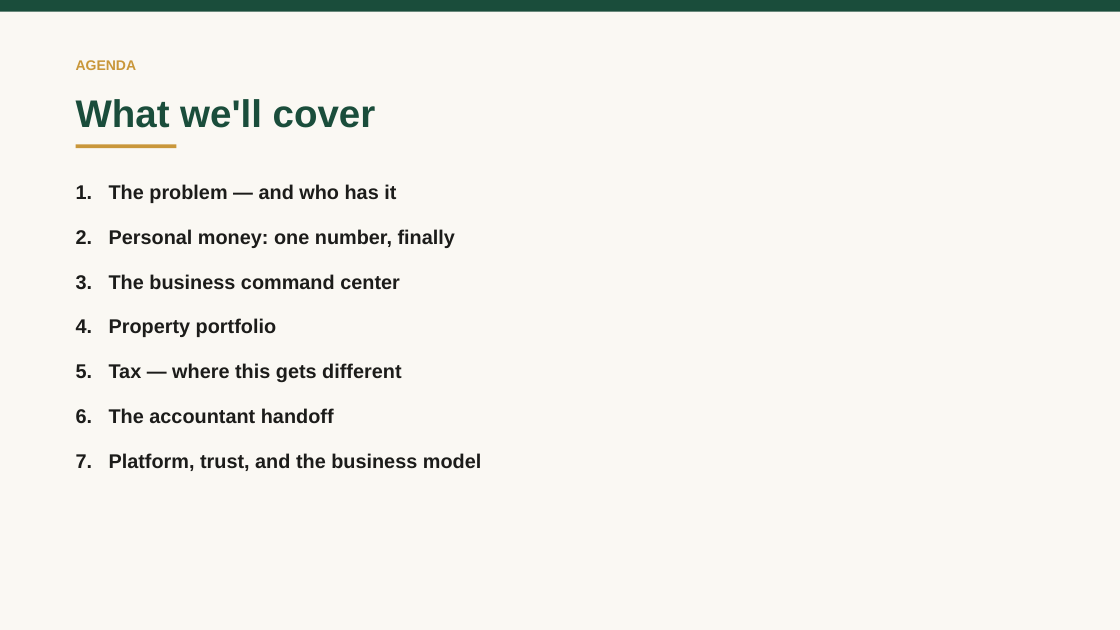
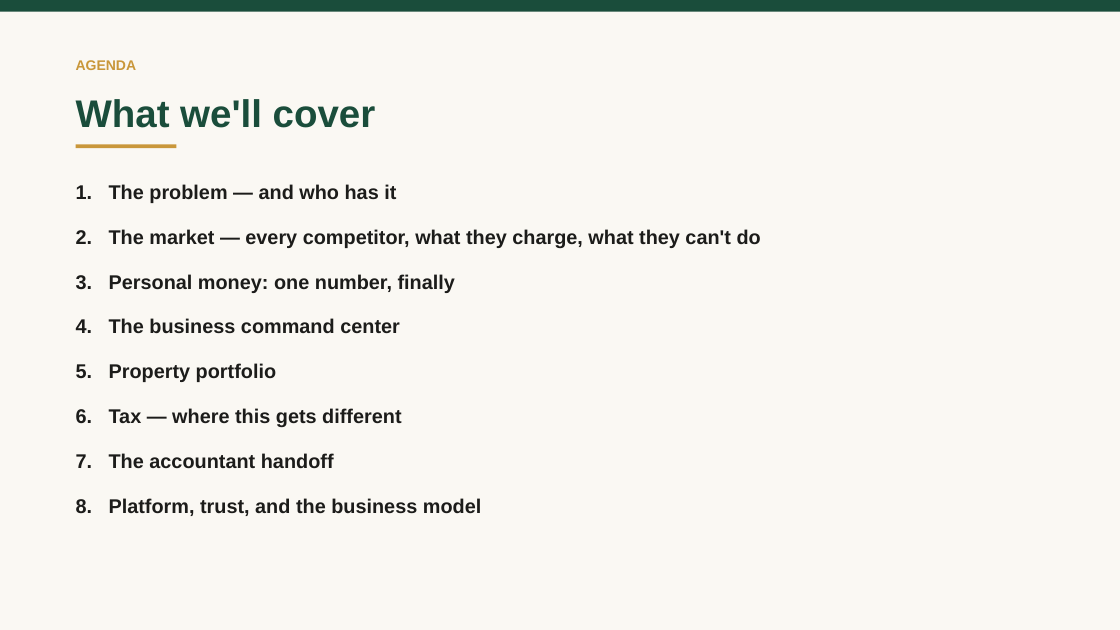
Before and after one commit to vadlapatlasuresh/my-wealth-management, a slide deck: slide 2 of DOCUMENTATION/TerraVest-Showcase-Deck.pptx. Drawn at 1120x630 pixels with LibreOffice and Linux fonts; fonts in the diff are those of the drawing. Boxes give left, top, right and bottom in pixels: in the first picture for what was removed or moved away, otherwise in the second. Text is boxed around its words. In the diff, an @@ line names an element or a change of style, - is before the commit and + after.

```diff
--- a/DOCUMENTATION/TerraVest-Showcase-Deck.pptx
+++ b/DOCUMENTATION/TerraVest-Showcase-Deck.pptx
@@ text at [76, 229, 761, 516]: text changed @@
-2. Personal money: one number, finally
-3. The business command center
-4. Property portfolio
-5. Tax — where this gets different
-6. The accountant handoff
-7. Platform, trust, and the business model
+2. The market — every competitor, what they charge, what they can't do
+3. Personal money: one number, finally
+4. The business command center
+5. Property portfolio
+6. Tax — where this gets different
+7. The accountant handoff
+8. Platform, trust, and the business model
```
Also in this commit, not shown: 11 other slides changed, 7 slides added, 18 other files.
